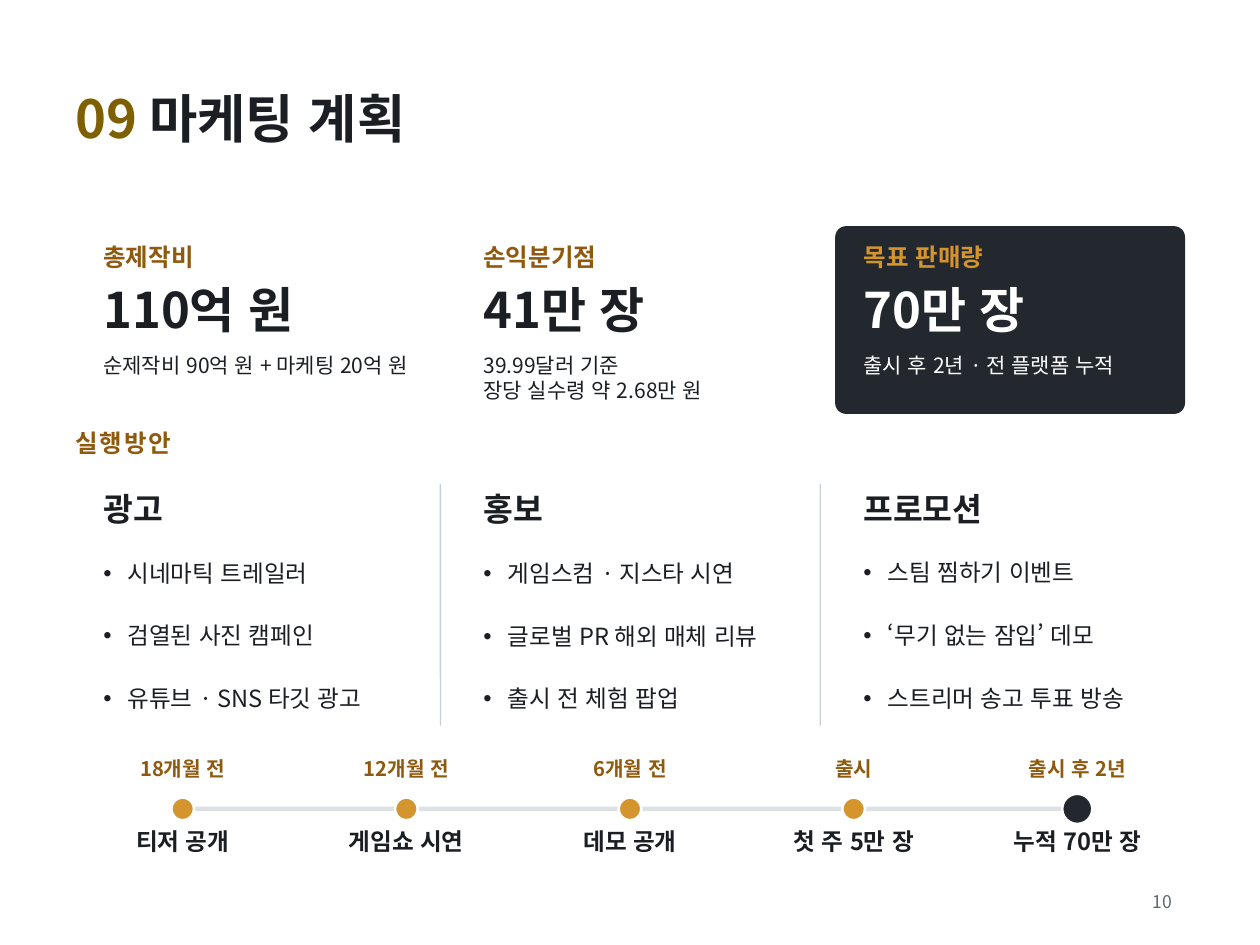
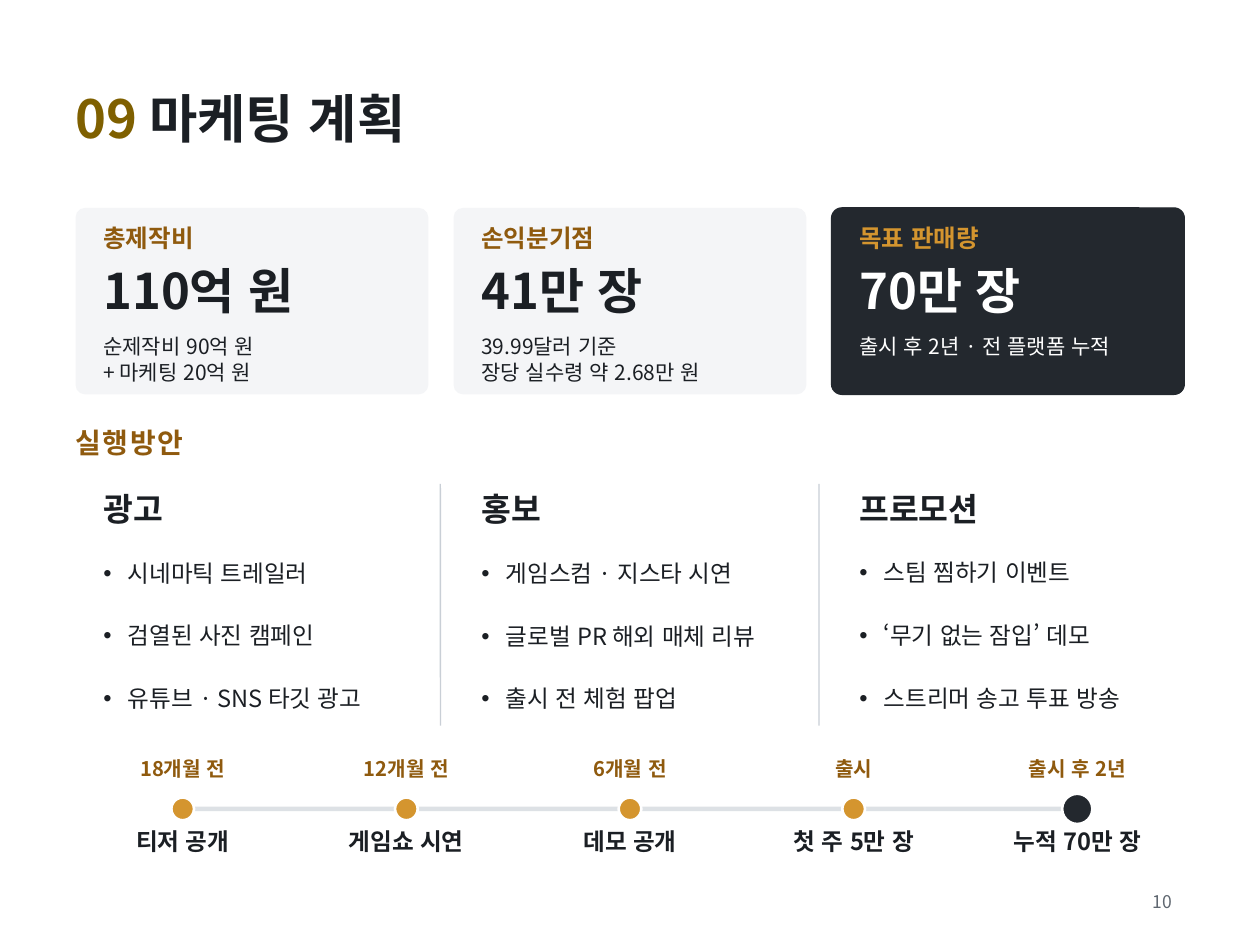
Before and after one commit to golgold/unitybasic, a slide deck: slide 10 of 기획/김민우_게임_FRAME UNDER FIRE.pptx. Drawn at 1260x945 pixels with LibreOffice and Linux fonts; fonts in the diff are those of the drawing. Boxes give left, top, right and bottom in pixels: in the first picture for what was removed or moved away, otherwise in the second. Text is boxed around its words. In the diff, an @@ line names an element or a change of style, - is before the commit and + after.

```diff
--- a/기획/김민우_게임_FRAME UNDER FIRE.pptx
+++ b/기획/김민우_게임_FRAME UNDER FIRE.pptx
@@ rounded rectangle added at bbox=[76, 208, 428, 394], fill #F4F5F7 @@
@@ rounded rectangle added at bbox=[454, 208, 806, 394], fill #F4F5F7 @@
@@ 4 texts, 1 rounded rectangle: place and size @@
-4 texts, 1 rounded rectangle at bbox=[483, 227, 1184, 413]
+4 texts, 1 rounded rectangle at bbox=[481, 208, 1184, 394]
@@ text "총제작비": place and size @@
-text "총제작비" at bbox=[103, 245, 193, 269]
+text "총제작비" at bbox=[103, 226, 193, 250]
@@ text "110억 원": place and size @@
-text "110억 원" at bbox=[103, 287, 294, 333]
+text "110억 원" at bbox=[103, 268, 294, 314]
@@ text "순제작비 90억 원 + 마케팅 ..." rewrapped from bbox=[103, 355, 408, 375] to bbox=[103, 336, 254, 382] @@
@@ text "39.99달러 기준": place and size @@
-text "39.99달러 기준" at bbox=[483, 355, 702, 400]
+text "39.99달러 기준" at bbox=[481, 336, 700, 382]
@@ text "출시 후 2년 · 전 ...": place and size @@
-text "출시 후 2년 · 전 ..." at bbox=[863, 355, 1114, 375]
+text "출시 후 2년 · 전 ..." at bbox=[859, 336, 1110, 356]
@@ text "실행방안" at bbox=[76, 429, 184, 456]: size 14 to 16 pt @@
@@ text "프로모션": place and size @@
-text "프로모션" at bbox=[863, 494, 982, 524]
+text "프로모션" at bbox=[859, 494, 978, 524]
@@ text "스팀 찜하기 이벤트": place and size @@
-text "스팀 찜하기 이벤트" at bbox=[888, 561, 1074, 583]
+text "스팀 찜하기 이벤트" at bbox=[884, 561, 1070, 583]
@@ text "‘무기 없는 잠입’ 데모": place and size @@
-text "‘무기 없는 잠입’ 데모" at bbox=[888, 623, 1094, 646]
+text "‘무기 없는 잠입’ 데모" at bbox=[884, 623, 1089, 646]
@@ text "스트리머 송고 투표 방송": place and size @@
-text "스트리머 송고 투표 방송" at bbox=[888, 687, 1124, 709]
+text "스트리머 송고 투표 방송" at bbox=[884, 687, 1120, 709]
```
Also in this commit, not shown: 2 other slides changed.
